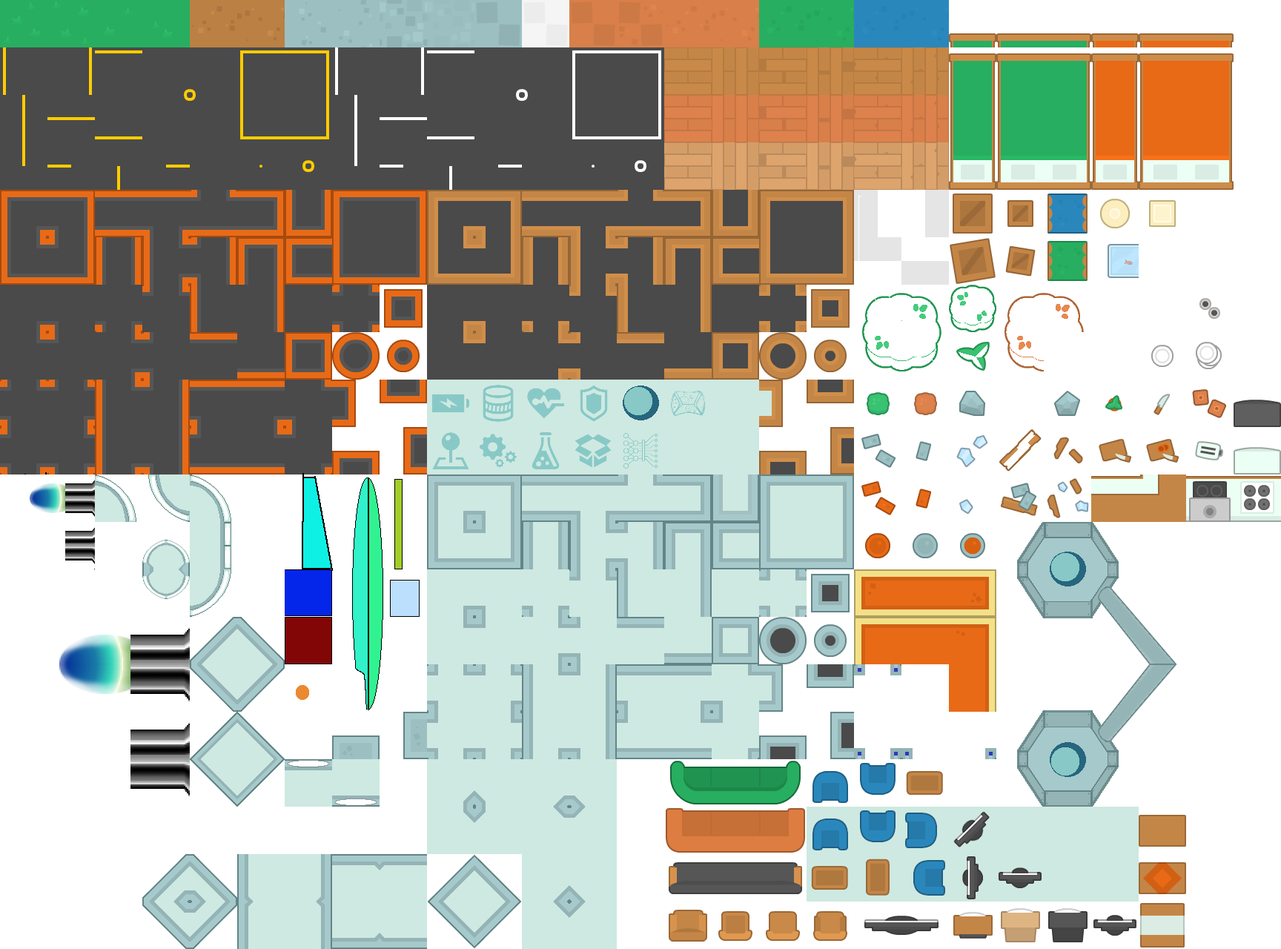
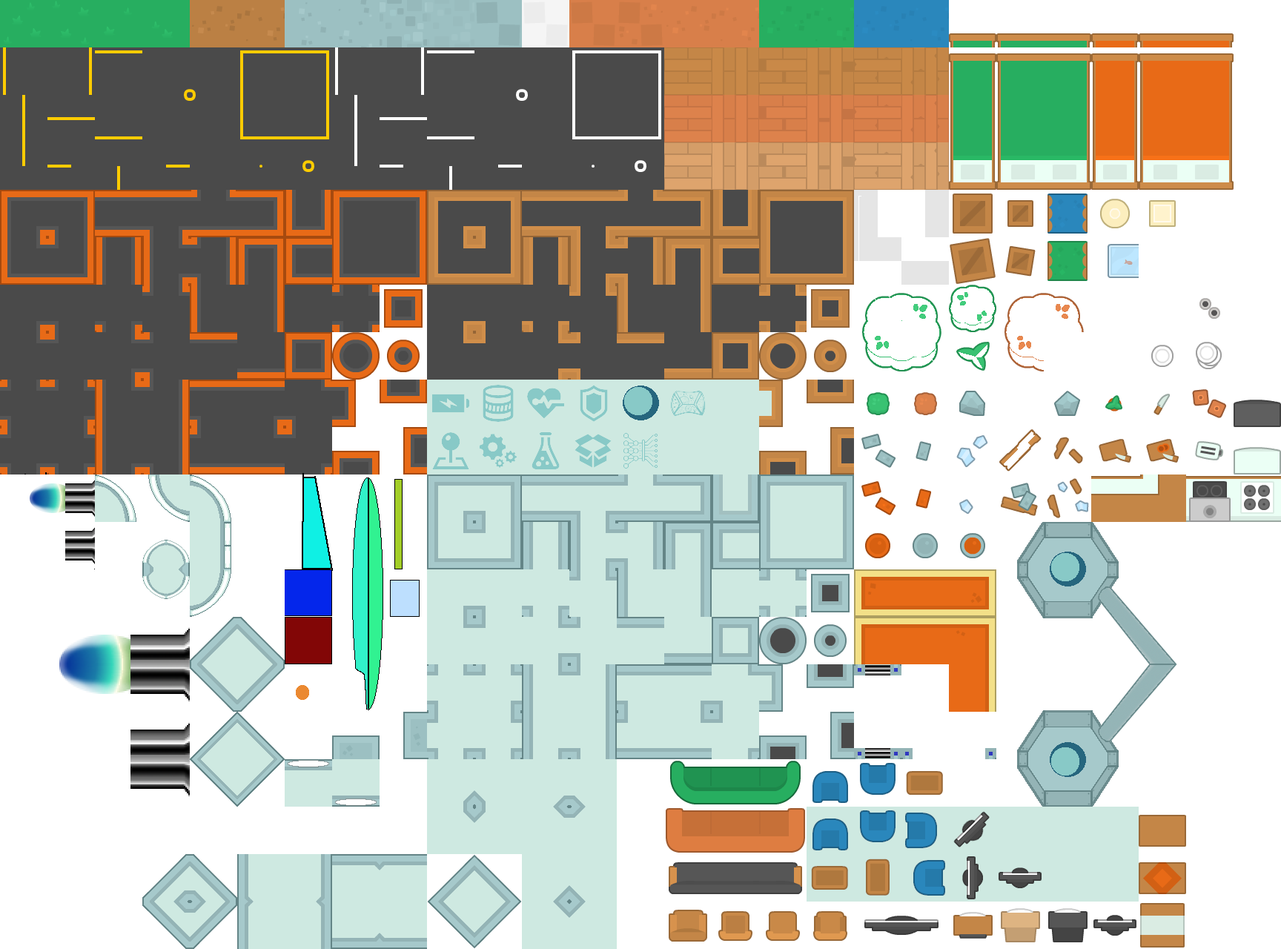
The second 1281 × 949 image is a revision of the first. Changes to its layers:
painted on "tilesheet_complete.png" over [865, 664, 891, 760]
